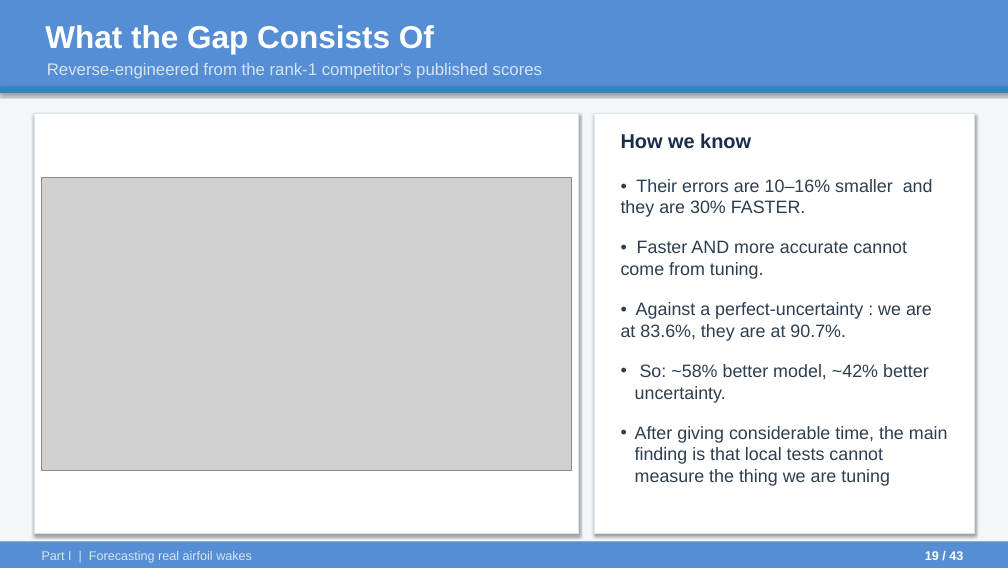
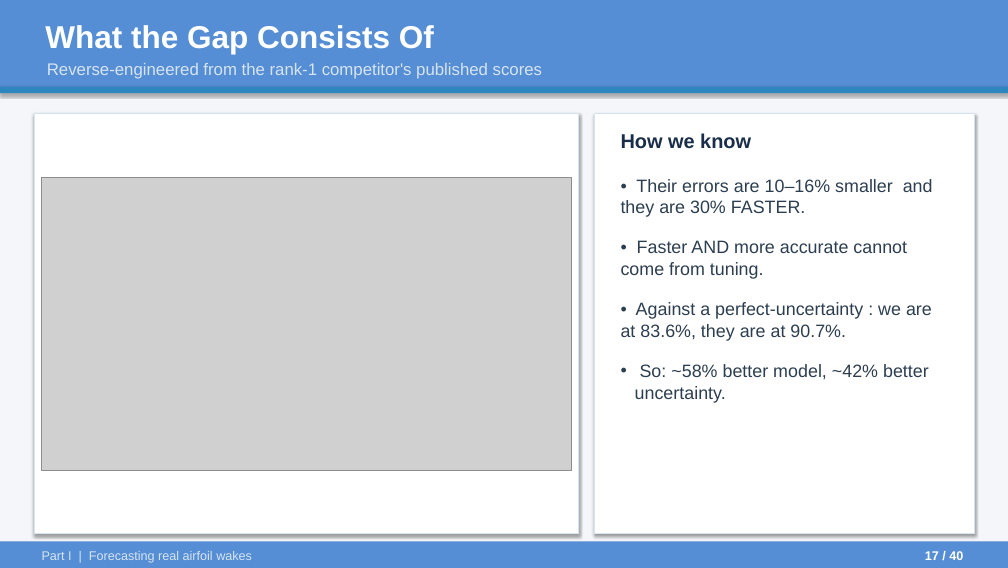
Before and after one commit to ARYAMANN7279/aurora-from-scratch-jax, a slide deck: slide 17 of UGP_Final/UGP_Final_Presentation.pptx (slide 19 before the commit). Drawn at 1008x568 pixels with LibreOffice and Linux fonts; fonts in the diff are those of the drawing; grey boxes stand for pictures. Boxes give left, top, right and bottom in pixels: in the first picture for what was removed or moved away, otherwise in the second. Text is boxed around its words. In the diff, an @@ line names an element or a change of style, - is before the commit and + after.

```diff
--- a/UGP_Final/UGP_Final_Presentation.pptx
+++ b/UGP_Final/UGP_Final_Presentation.pptx
@@ text at box(635, 426, 948, 486): paragraph removed @@
-• After giving considerable time, the main finding is that local tests cannot measure the thing we are tuning
@@ text at box(925, 551, 963, 560): text changed @@
-19 / 43
+17 / 40
```
Also in this commit, not shown: 35 other slides changed, 3 slides removed, 30 other files.
